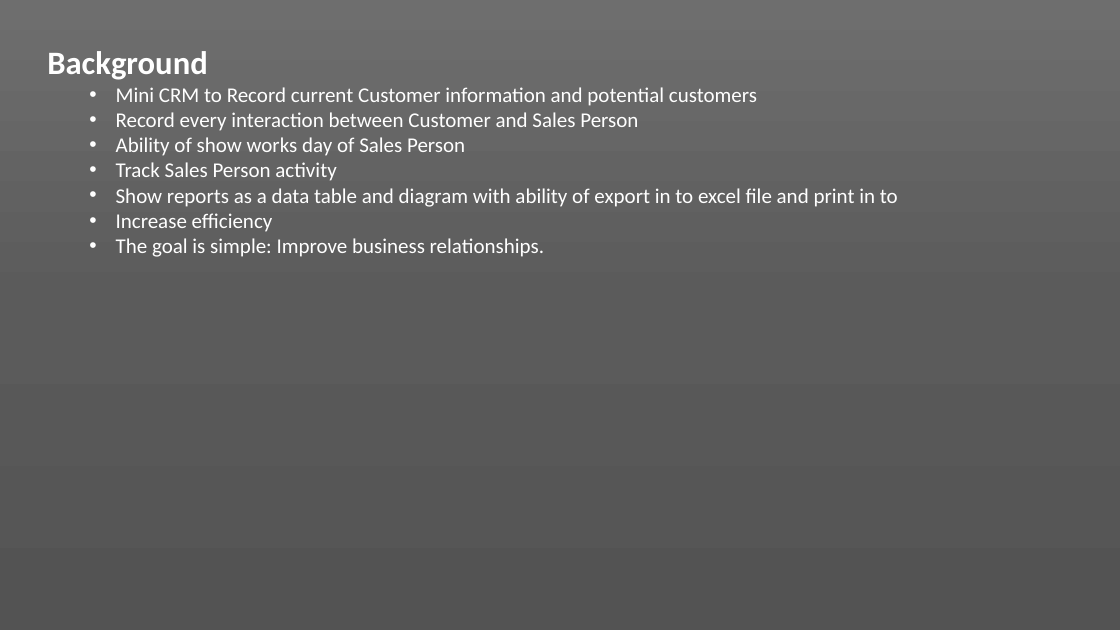
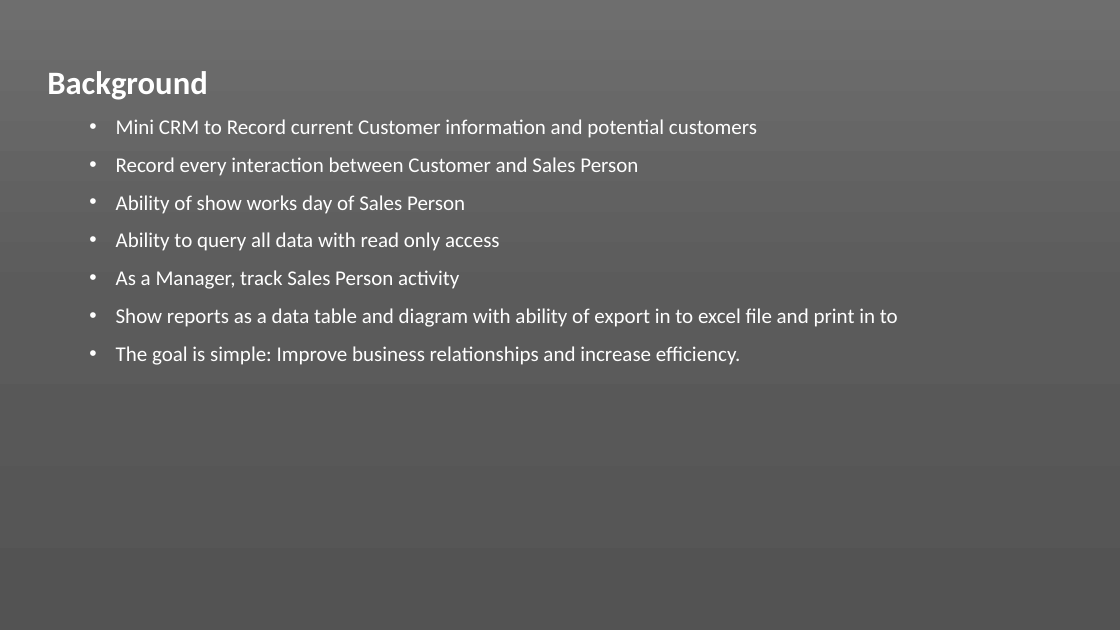
Before and after one commit to winotoj/ipd10-dotnet-CRM-Project, a slide deck: slide 2 of CRM PROJECT.pptx. Drawn at 1120x630 pixels with LibreOffice and Linux fonts; fonts in the diff are those of the drawing. Boxes give left, top, right and bottom in pixels: in the first picture for what was removed or moved away, otherwise in the second. Text is boxed around its words. In the diff, an @@ line names an element or a change of style, - is before the commit and + after.

Commit message:
* final ppt

```diff
--- a/CRM PROJECT.pptx
+++ b/CRM PROJECT.pptx
@@ text at (x1=47, y1=71, x2=898, y2=327): line spacing 1 to 1.5 @@
@@ text at (x1=116, y1=232, x2=500, y2=289): text changed @@
-  • Track Sales Person activity
+  • Ability to query all data with read only access
+  • As a Manager, track Sales Person activity
@@ text at (x1=116, y1=346, x2=741, y2=365): text changed @@
-  • Increase efficiency
-  • The goal is simple: Improve business relationships.
+  • The goal is simple: Improve business relationships and increase efficiency.
```
Also in this commit, not shown: 4 other slides changed.
